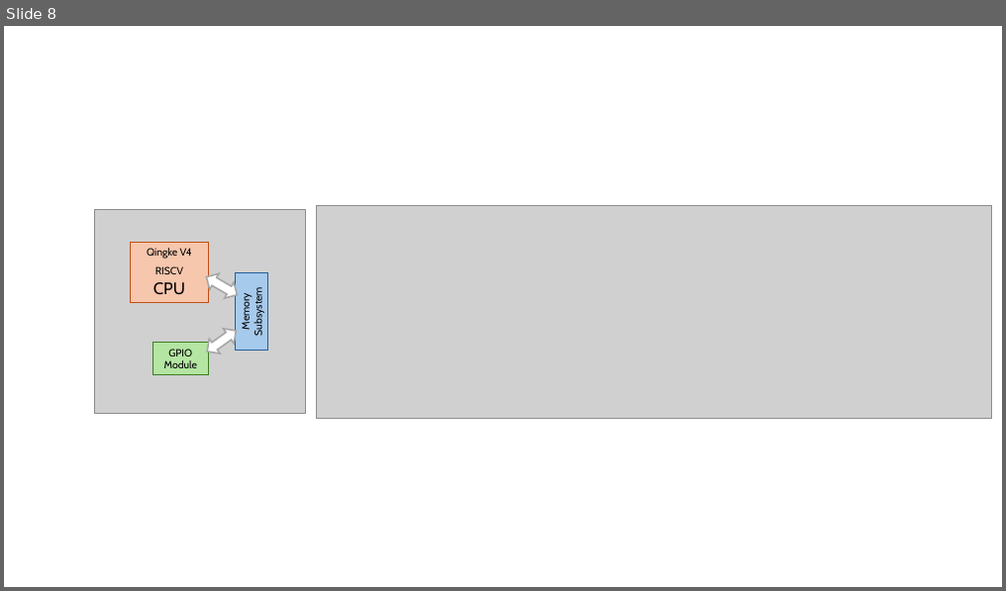
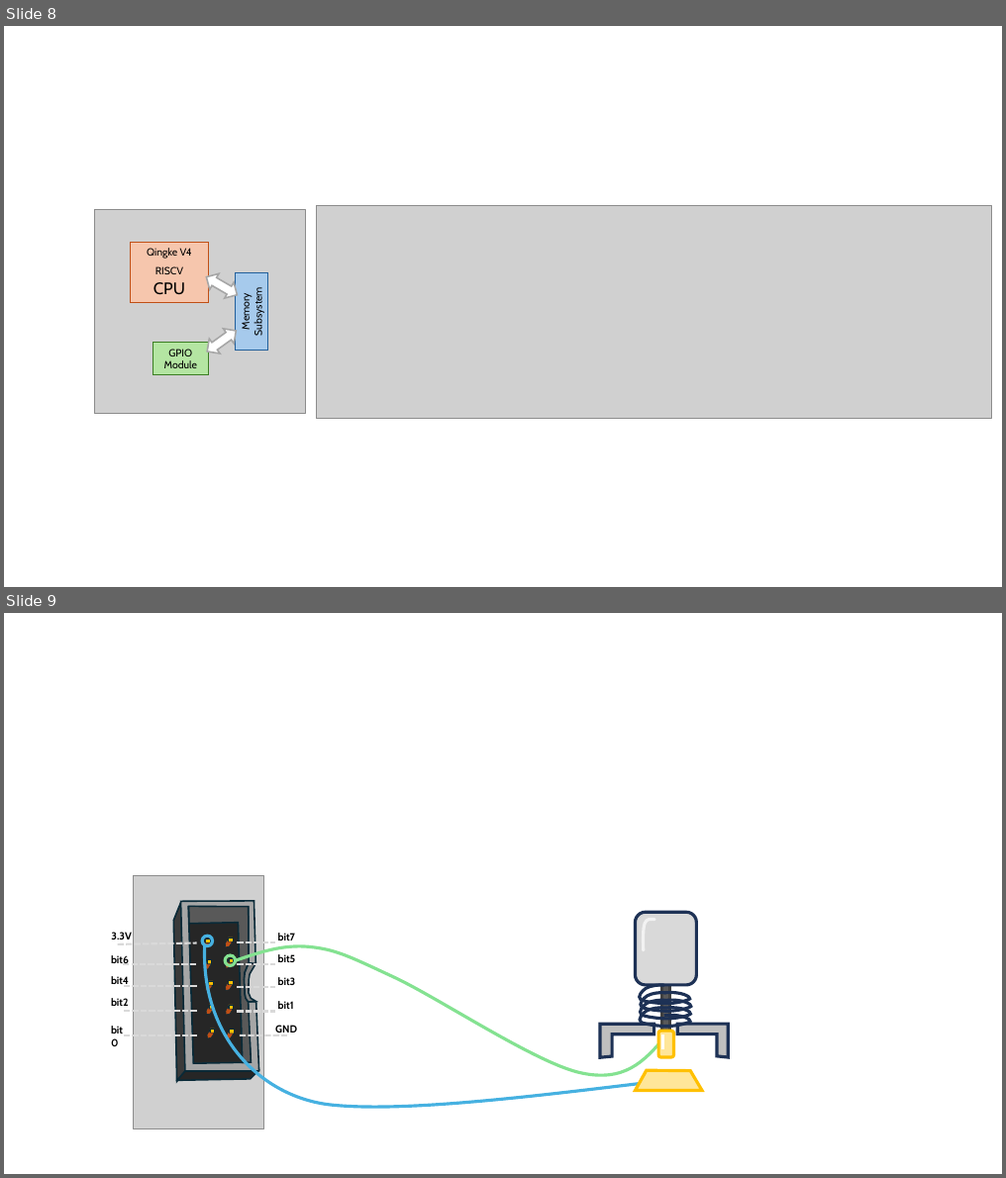
Before and after one commit to elias-at-chalmers/mop-lecture_notes-mirror, a slide deck: images/figures.pptx. Shown one above the other, each under a label of ours: slide 8 before the commit, slides 8 and 9 after it. The pictures are 1006x591 and 1006x1178 pixels, drawn with LibreOffice and Linux fonts; fonts in the diff are those of the drawing; grey boxes stand for pictures. Boxes give left, top, right and bottom in pixels: in the first picture for what was removed or moved away, otherwise in the second. Text is boxed around its words. In the diff, an @@ line names an element or a change of style, - is before the commit and + after.

```diff
--- a/images/figures.pptx
+++ b/images/figures.pptx
@@ slide 9 added at box(4, 613, 1002, 1174), background #FFFFFF @@
@@ ellipse added at box(202, 936, 213, 947), outline #46B1E1 3 pt @@
@@ group added at box(104, 875, 297, 1130): 15 freeform shapes, 11 rectangles, 10 lines, 10 texts, 1 picture @@
+GND
+3.3V
+bit0
+bit2
+bit4
+bit6
+bit1
+bit3
+bit5
+bit7
@@ rounded rectangle added at box(635, 912, 696, 985), fill #D9D9D9, outline #1E3256 3 pt @@
@@ freeform shape added at box(644, 919, 654, 951), outline #F2F2F2 3 pt @@
@@ freeform shape added at box(205, 946, 653, 1107), outline #46B1E1 3 pt @@
@@ ellipse added at box(225, 956, 236, 966), outline #84E291 3 pt @@
@@ freeform shape added at box(234, 947, 663, 1075), outline #84E291 3 pt @@
@@ rectangle added at box(662, 985, 669, 1032), fill #595959, outline #404040 3 pt @@
@@ freeform shape added at box(600, 1024, 653, 1058), fill #BFBFBF, outline #1E3256 3 pt @@
@@ group added at box(640, 985, 690, 1026): 4 freeform shapes @@
@@ freeform shape added at box(678, 1024, 728, 1058), fill #BFBFBF, outline #1E3256 3 pt @@
@@ rounded rectangle added at box(659, 1031, 674, 1058), fill #FFE699, outline #FFC000 3 pt @@
@@ line added from (662, 1035) to (662, 1050), #FFFFFF 3 pt @@
@@ freeform shape added at box(635, 1070, 702, 1090), fill #FFE699, outline #FFC000 3 pt @@
@@ line added from (669, 1065) to (648, 1074), #FFFFFF 3 pt @@
@@ line added from (682, 1065) to (650, 1078), #FFFFFF 3 pt @@
```
Also in this commit, not shown: 2 other slides added, 2 other files.
